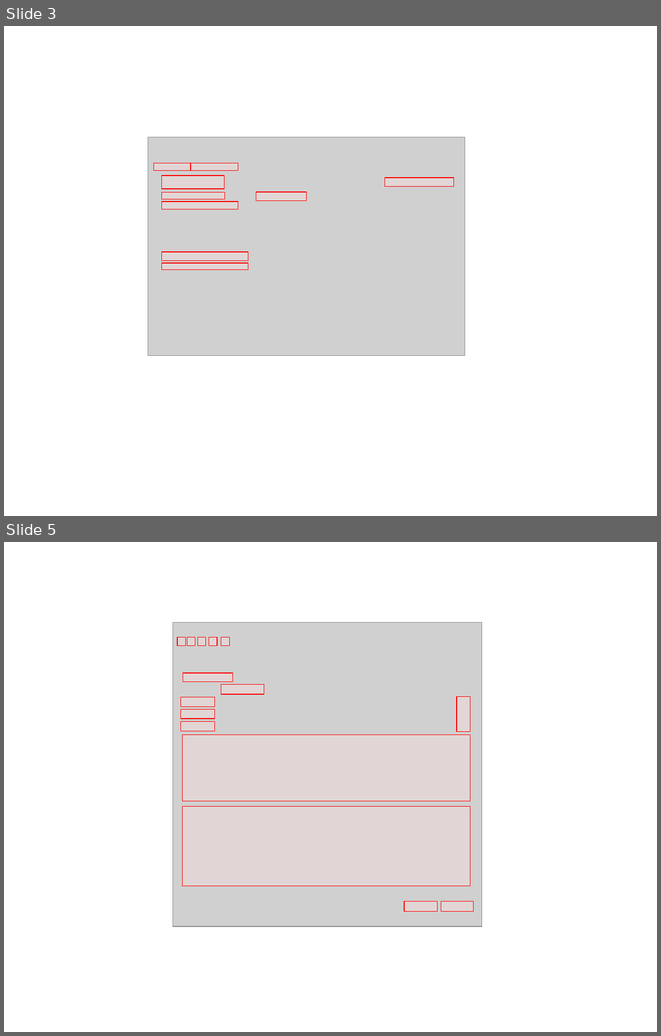
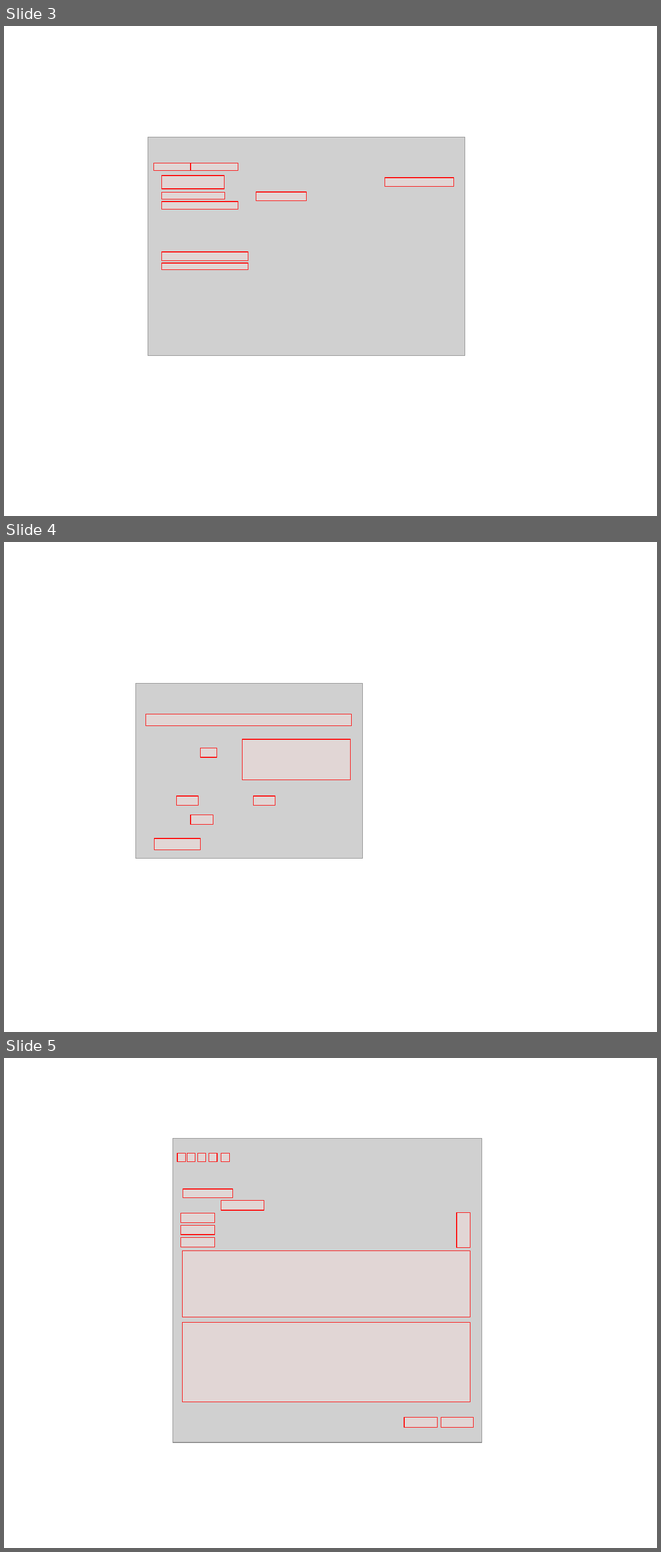
Before and after one commit to CLIMA-VECTO/vecto-sim, a slide deck: User Manual Source/material User Manual.pptx. Shown one above the other, each under a label of ours: slides 3 and 5 before the commit, slides 3, 4 and 5 after it; the slides between them are not shown. The pictures are 661x1036 and 661x1552 pixels, drawn with LibreOffice and Linux fonts; fonts in the diff are those of the drawing; grey boxes stand for pictures. Boxes give left, top, right and bottom in pixels: in the first picture for what was removed or moved away, otherwise in the second. Text is boxed around its words. In the diff, an @@ line names an element or a change of style, - is before the commit and + after.

```diff
--- a/User Manual Source/material User Manual.pptx
+++ b/User Manual Source/material User Manual.pptx
@@ slide 4 added at (x1=4, y1=542, x2=657, y2=1032), background #FFFFFF @@
@@ picture added at (x1=135, y1=683, x2=362, y2=858) @@
@@ rectangle added at (x1=146, y1=714, x2=351, y2=725), fill #F2DCDB at 50% opacity, outline #FF0000 0.75 pt @@
@@ rectangle added at (x1=201, y1=748, x2=218, y2=757), fill #F2DCDB at 50% opacity, outline #FF0000 0.75 pt @@
@@ rectangle added at (x1=242, y1=739, x2=351, y2=779), fill #F2DCDB at 50% opacity, outline #FF0000 0.75 pt @@
@@ rectangle added at (x1=176, y1=796, x2=198, y2=805), fill #F2DCDB at 50% opacity, outline #FF0000 0.75 pt @@
@@ rectangle added at (x1=254, y1=796, x2=275, y2=805), fill #F2DCDB at 50% opacity, outline #FF0000 0.75 pt @@
@@ rectangle added at (x1=191, y1=815, x2=213, y2=824), fill #F2DCDB at 50% opacity, outline #FF0000 0.75 pt @@
@@ rectangle added at (x1=154, y1=838, x2=201, y2=849), fill #F2DCDB at 50% opacity, outline #FF0000 0.75 pt @@
```
Also in this commit, not shown: 1 slide changed, 7 other slides added, 1 slide removed, 37 other files.
